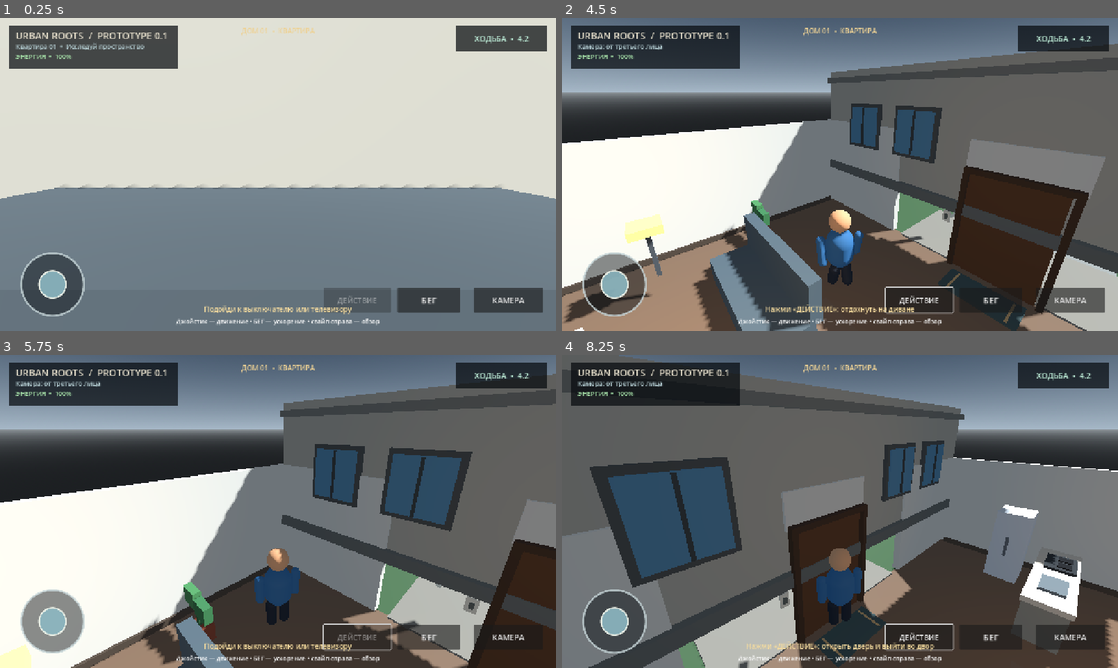
Above: before the commit, frames 1-4 (two rows, left to right).
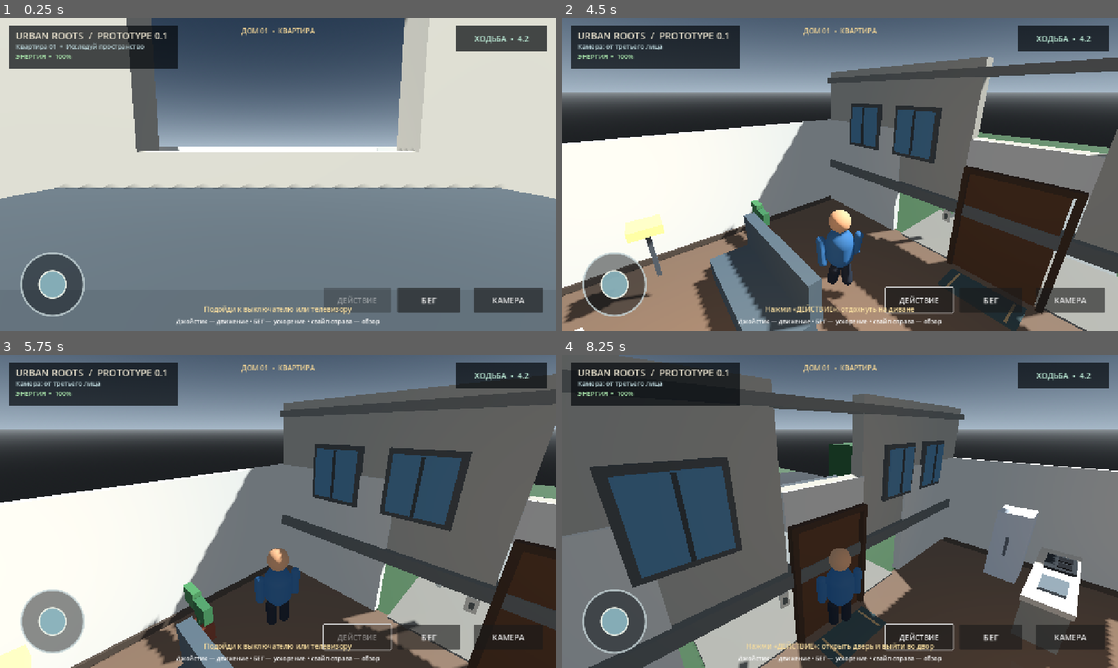
Above: after the commit, the same moments.

Repository: filesgloom-png/URBAN-ROOTS
Game: Godot game, scene res://scenes/main.tscn
The game is run twice, just before and just after one commit, with the same random seed, the same clock (stepped at 60 frames per second) and the same inputs.
Inputs (mouse positions are in pixels of both pictures, inside the frame that each line leads up to):
- Up to frame 1 (0.25 s): no input
- Up to frame 2 (4.5 s): click "КАМЕРА" at 0.5 s; click "БЕГ" at 1.25 s; tap Enter at 2 s; drag from (612, 284) to (895, 105) at 2.02 s; drag from (728, 190) to (812, 237) at 2.77 s; click "ДЕЙСТВИЕ" at 3.5 s; tap Space at 4.25 s; move the mouse to (895, 105) at 4.27 s; hold D (move_right) from 4.28 s (still down); tap V at 4.35 s
- Up to frame 3 (5.75 s): release D (move_right) at 5 s; drag from (250, 574) to (111, 464) at 5.02 s
- Up to frame 4 (8.25 s): tap Enter at 5.75 s; move the mouse to (1006, 558) at 5.77 s; hold A (move_left) 5.78-6.5 s; tap V at 5.85, 7.35 s; drag from (673, 464) to (756, 433) at 6.52 s; tap Space at 7.25 s; move the mouse to (867, 511) at 7.27 s; hold S (move_back) 7.28-8 s; click (867, 511) at 7.42 s; drag from (756, 433) to (728, 527) at 8.02 s

The runs differ from the first frame. In frame 1, 22% of the frame differs, in the area x 22-78%, y 0-43%; in frame 2, 7.7%; in frame 3, 0.7%; in frame 4, 3.8%.

Commit message:
Keep apartment doorway clear in facade

Diff:
--- a/scripts/main.gd
+++ b/scripts/main.gd
@@ -179,7 +179,9 @@
 	_box(self, "SinkBasin", Vector3(0.65, 0.06, 0.45), Vector3(-3.25, 1.04, 2.48), Color(0.38, 0.43, 0.45), false)
 	ceiling_fixture = _box(self, "CeilingLight", Vector3(1.0, 0.08, 0.45), Vector3(0, 3.0, -0.2), Color(0.94, 0.84, 0.64), false)
 	# Apartment building exterior and the first courtyard block.
-	_box(self, "BuildingFacade", Vector3(12.0, 3.25, 0.32), Vector3(0, 3.2, 6.12), Color(0.63, 0.61, 0.55))
+	_box(self, "BuildingFacadeLeft", Vector3(5.0, 3.25, 0.32), Vector3(-3.5, 3.2, 6.12), Color(0.63, 0.61, 0.55))
+	_box(self, "BuildingFacadeRight", Vector3(5.0, 3.25, 0.32), Vector3(3.5, 3.2, 6.12), Color(0.63, 0.61, 0.55))
+	_box(self, "BuildingFacadeDoorHeader", Vector3(2.0, 0.7, 0.32), Vector3(0, 2.85, 6.12), Color(0.63, 0.61, 0.55))
 	_box(self, "FacadeLowerBand", Vector3(12.0, 0.28, 0.38), Vector3(0, 1.55, 6.0), Color(0.37, 0.38, 0.36), false)
 	_box(self, "FacadeUpperBand", Vector3(12.0, 0.16, 0.38), Vector3(0, 4.55, 6.0), Color(0.43, 0.43, 0.4), false)
 	_box(self, "EntranceCanopy", Vector3(3.2, 0.18, 1.25), Vector3(0, 2.85, 6.85), Color(0.28, 0.31, 0.32))
